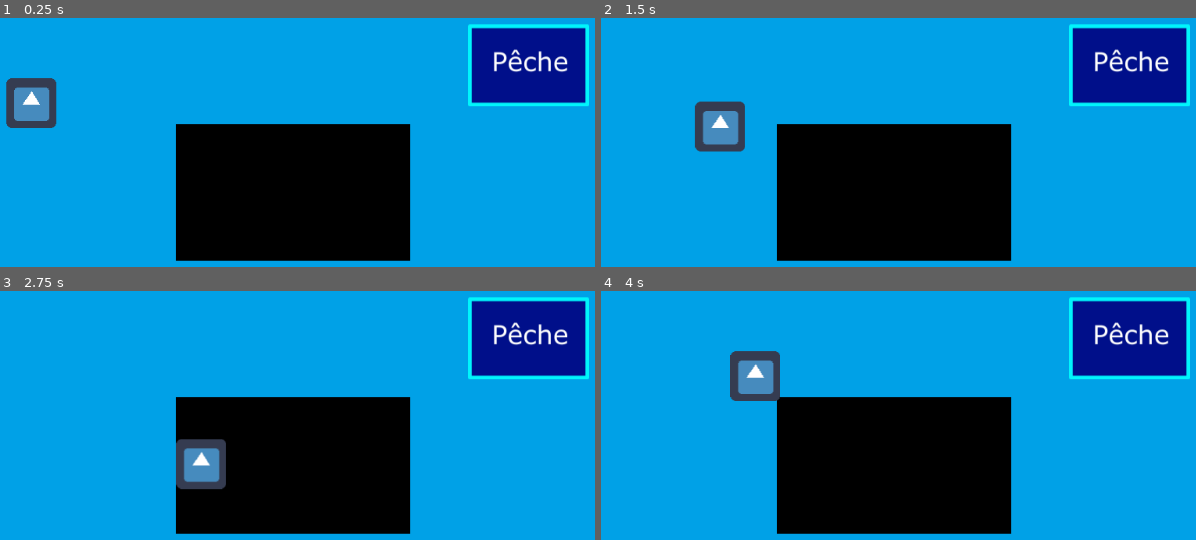
Above: before the commit, frames 1-4 (two rows, left to right).
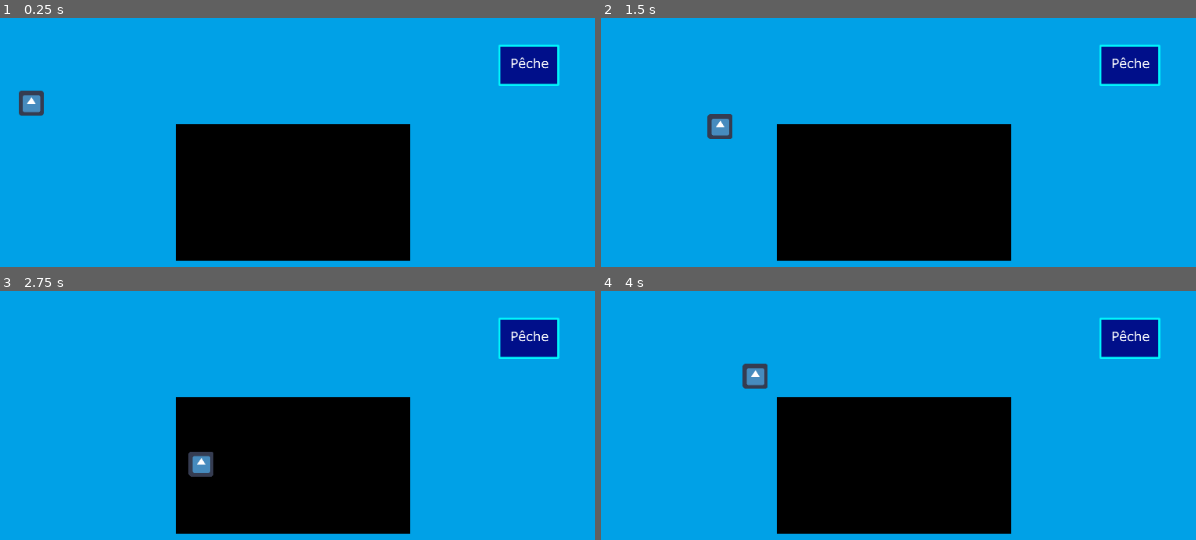
Above: after the commit, the same moments.

Repository: Majimo/FishAndShip
Game: Godot game, scene res://scenes/MainWorld.tscn
The game is run twice, just before and just after one commit, with the same random seed, the same clock (stepped at 60 frames per second) and the same inputs. The engine's default icon, where the game draws it, is replaced by a stand-in: a white triangle on a blue panel in a dark square.
Inputs:
- Up to frame 1 (0.25 s): no input
- Up to frame 2 (1.5 s): tap Enter at 0.5 s; hold Right (ui_right) 0.53-1.28 s; hold Down (ui_down) from 1.28 s (still down)
- Up to frame 3 (2.75 s): release Down (ui_down) at 2.03 s; hold Right (ui_right) from 2.03 s (still down)
- Up to frame 4 (4 s): release Right (ui_right) at 2.78 s; hold Up (ui_up) 2.78-3.53 s; hold Left (ui_left) from 3.53 s (still down)

The runs differ from the first frame. In frame 1, 7.3% of the frame differs, in the area x 1-99%, y 2-45%; in frame 2, 7.3%, in the area x 15-99%, y 2-54%; in frame 3, 7.3%; in frame 4, 7.3%.

Commit message:
emit signal and stop player on zonePeche entered

Diff:
--- a/scenes/Perso.tscn
+++ b/scenes/Perso.tscn
@@ -1,10 +1,24 @@
-[gd_scene load_steps=3 format=2]
+[gd_scene load_steps=4 format=2]
 
 [ext_resource path="res://icon.png" type="Texture" id=1]
 [ext_resource path="res://scripts/Perso.gd" type="Script" id=2]
 
-[node name="Perso" type="Node2D"]
+[sub_resource type="RectangleShape2D" id=1]
+extents = Vector2( 15.9558, 16.0929 )
+
+[node name="Perso" type="Area2D"]
 script = ExtResource( 2 )
 
 [node name="Sprite" type="Sprite" parent="."]
+scale = Vector2( 0.5, 0.5 )
 texture = ExtResource( 1 )
+
+[node name="CollisionShape2D" type="CollisionShape2D" parent="." groups=[
+"Perso",
+]]
+visible = false
+shape = SubResource( 1 )
+
+[node name="Timer" type="Timer" parent="."]
+[connection signal="area_entered" from="." to="." method="_on_Perso_area_entered"]
+[connection signal="timeout" from="Timer" to="." method="_on_Timer_timeout"]
--- a/scenes/ZonePeche.tscn
+++ b/scenes/ZonePeche.tscn
@@ -1,14 +1,22 @@
-[gd_scene load_steps=3 format=2]
+[gd_scene load_steps=4 format=2]
 
 [ext_resource path="res://assets/zoneP.png" type="Texture" id=1]
+[ext_resource path="res://scripts/ZonePeche.gd" type="Script" id=2]
 
 [sub_resource type="RectangleShape2D" id=1]
+extents = Vector2( 4.78992, 5.28142 )
 
-[node name="ZonePeche" type="StaticBody2D"]
+[node name="ZonePeche" type="Area2D" groups=[
+"zonePeche",
+]]
+script = ExtResource( 2 )
 
 [node name="zoneP" type="Sprite" parent="."]
+position = Vector2( 0.250351, -0.250343 )
+scale = Vector2( 0.5, 0.5 )
 texture = ExtResource( 1 )
 
 [node name="CollisionShape2D" type="CollisionShape2D" parent="."]
 scale = Vector2( 8, 5 )
 shape = SubResource( 1 )
+[connection signal="area_entered" from="." to="." method="_on_ZonePeche_area_entered"]
--- a/scripts/Perso.gd
+++ b/scripts/Perso.gd
@@ -14,3 +14,12 @@
 		direction.y -= 1
 
 	position += (speed * delta) * direction
+
+func _on_Perso_area_entered(area):
+	if area.is_in_group('zonePeche'):
+		print('Je pêche grawh !')
+		speed = 0
+		$Timer.start()
+
+func _on_Timer_timeout():
+	speed = 150
--- a/scripts/ZonePeche.gd
+++ b/scripts/ZonePeche.gd
@@ -1,9 +1,10 @@
-extends StaticBody2D
+extends Area2D
 
 var piecesVaisseau = ['piece1','piece2','piece3','piece4','piece5']
 
 func _ready():
 #	print(piecesVaisseau[rand_range(0,piecesVaisseau.size())])
 	pass
+
 func pecher():
 	return piecesVaisseau[rand_range(0,piecesVaisseau.size())]
